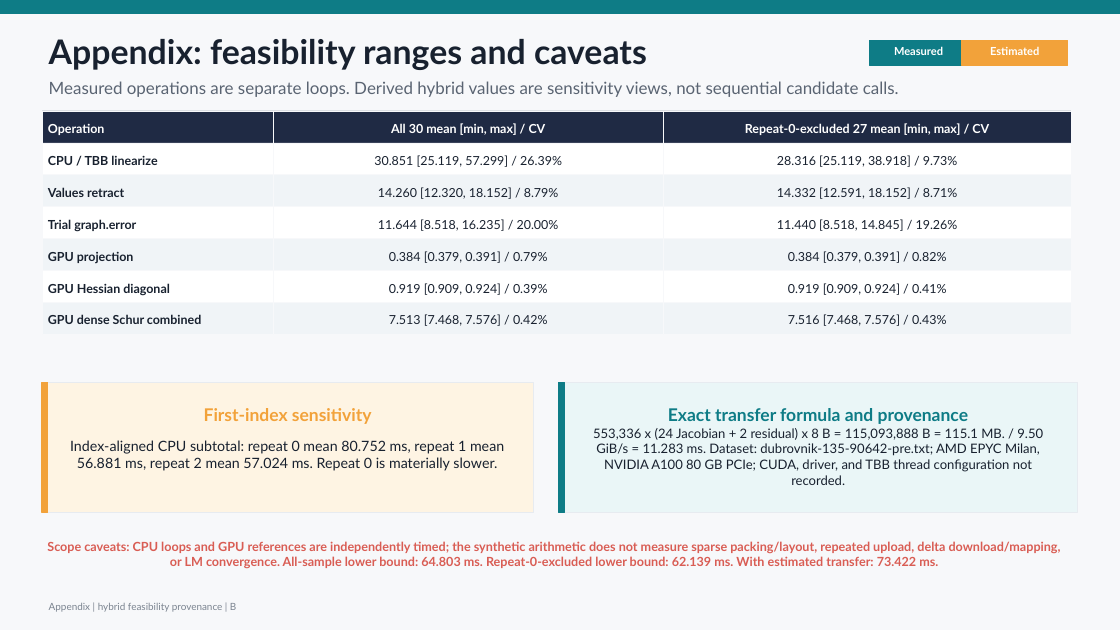
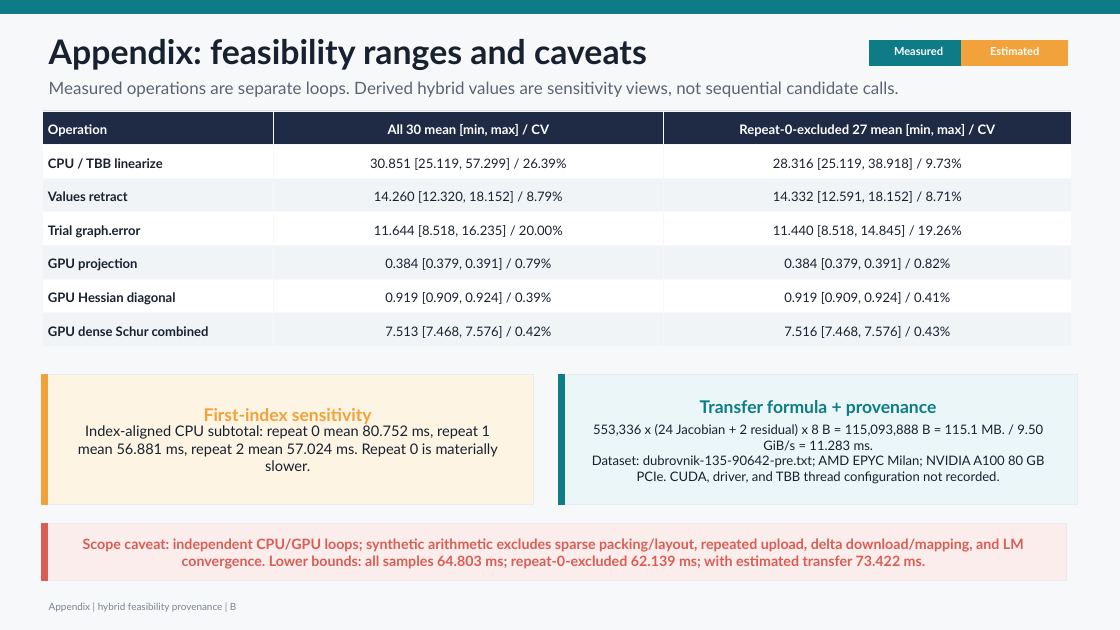
Before and after one commit to borglab/gtsam, a slide deck: slide 11 of timing/sfm_ba/benchmark_logs/20260710T_cuda_sfm_progress/cuda_sfm_progress_update.pptx. Drawn at 1120x630 pixels with LibreOffice and Linux fonts; fonts in the diff are those of the drawing. Boxes give left, top, right and bottom in pixels: in the first picture for what was removed or moved away, otherwise in the second. Text is boxed around its words. In the diff, an @@ line names an element or a change of style, - is before the commit and + after.

Commit message:
docs: refine CUDA SFM deck visual hierarchy

```diff
--- a/timing/sfm_ba/benchmark_logs/20260710T_cuda_sfm_progress/cuda_sfm_progress_update.pptx
+++ b/timing/sfm_ba/benchmark_logs/20260710T_cuda_sfm_progress/cuda_sfm_progress_update.pptx
@@ 9 rectangles, 2 texts: place and size @@
-9 rectangles, 2 texts at [42, 175, 1071, 271]
+9 rectangles, 2 texts at [42, 178, 1071, 279]
@@ 6 texts, 6 rectangles: place and size @@
-6 texts, 6 rectangles at [42, 271, 1071, 334]
+6 texts, 6 rectangles at [42, 279, 1071, 346]
@@ size 10.7 to 11.2 pt in 21 elements at [739, 124, 996, 136], [388, 124, 549, 136], [48, 124, 107, 136], [773, 158, 962, 170], [370, 158, 567, 170], [48, 158, 162, 168], [773, 191, 962, 203], [374, 191, 563, 203], [48, 191, 128, 201], [773, 225, 962, 237], [374, 225, 563, 237], [48, 225, 141, 238], [784, 258, 950, 270], [385, 258, 551, 270], [48, 258, 137, 271], [784, 292, 950, 304], [385, 292, 551, 304], [48, 292, 176, 305], [784, 326, 950, 338], [385, 326, 551, 338], [48, 326, 209, 336] @@
@@ 4 rectangles: place and size @@
-4 rectangles at [42, 382, 1078, 513]
+4 rectangles at [42, 375, 1078, 505]
@@ text at [700, 400, 936, 416]: text changed @@
-Exact transfer formula and provenance
+Transfer formula + provenance
@@ text "Index-aligned CPU subtotal: repeat 0 ...": place and size @@
-text "Index-aligned CPU subtotal: repeat 0 ..." at [70, 440, 504, 471]
+text "Index-aligned CPU subtotal: repeat 0 ..." at [78, 425, 498, 471]
@@ text "Index-aligned CPU subtotal: repeat 0 ..." at [78, 425, 498, 471]: size 12.2 to 12.5 pt @@
@@ text at [592, 424, 1044, 484]: text changed @@
-553,336 x (24 Jacobian + 2 residual) x 8 B = 115,093,888 B = 115.1 MB. / 9.50 GiB/s = 11.283 ms. Dataset: dubrovnik-135-90642-pre.txt; AMD EPYC Milan, NVIDIA A100 80 GB PCIe; CUDA, driver, and TBB thread configuration not recorded.
+553,336 x (24 Jacobian + 2 residual) x 8 B = 115,093,888 B = 115.1 MB. / 9.50 GiB/s = 11.283 ms.
+Dataset: dubrovnik-135-90642-pre.txt; AMD EPYC Milan; NVIDIA A100 80 GB PCIe. CUDA, driver, and TBB thread configuration not recorded.
@@ rectangle added at [42, 523, 1067, 581], fill #FBEDEB, outline #E7EBF0 0.75 pt @@
@@ rectangle added at [42, 523, 48, 581], fill #D95D54, outline #D95D54 1 pt @@
@@ text at [83, 538, 1024, 569]: text changed; size 10.8 to 12.2 pt @@
-Scope caveats: CPU loops and GPU references are independently timed; the synthetic arithmetic does not measure sparse packing/layout, repeated upload, delta download/mapping, or LM convergence. All-sample lower bound: 64.803 ms. Repeat-0-excluded lower bound: 62.139 ms. With estimated transfer: 73.422 ms.
+Scope caveat: independent CPU/GPU loops; synthetic arithmetic excludes sparse packing/layout, repeated upload, delta download/mapping, and LM convergence. Lower bounds: all samples 64.803 ms; repeat-0-excluded 62.139 ms; with estimated transfer 73.422 ms.
```
Also in this commit, not shown: 5 other slides changed, 8 other files.
